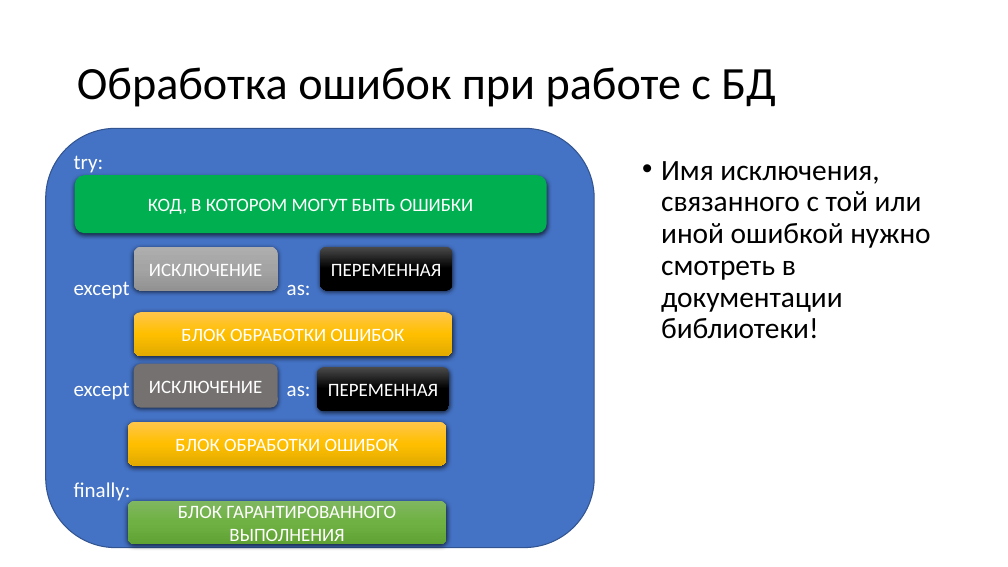
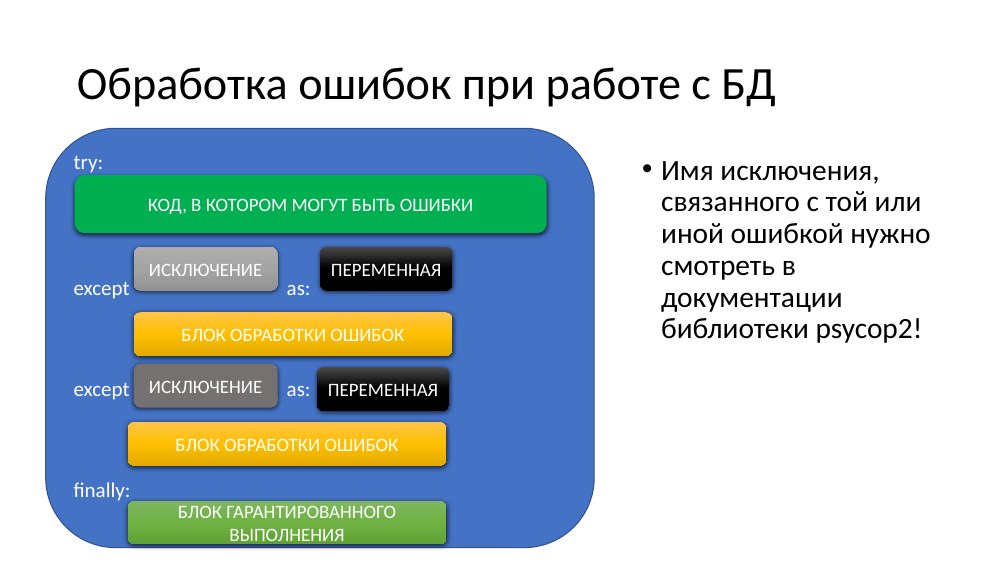
Before and after one commit to paveltsytovich/telegram-course, a slide deck: slide 142 of Presentation/Разработка ботов для телеграмм на Python.pptx. Drawn at 1008x567 pixels with LibreOffice and Linux fonts; fonts in the diff are those of the drawing. Boxes give left, top, right and bottom in pixels: in the first picture for what was removed or moved away, otherwise in the second. Text is boxed around its words. In the diff, an @@ line names an element or a change of style, - is before the commit and + after.

```diff
--- a/Presentation/Разработка ботов для телеграмм на Python.pptx
+++ b/Presentation/Разработка ботов для телеграмм на Python.pptx
@@ text at <box>661,161,930,343</box>: text changed @@
-• Имя исключения, связанного с той или иной ошибкой нужно смотреть в документации библиотеки!
+• Имя исключения, связанного с той или иной ошибкой нужно смотреть в документации библиотеки psycop2!
```
Also in this commit, not shown: 2 other slides changed, 3 slides added.
